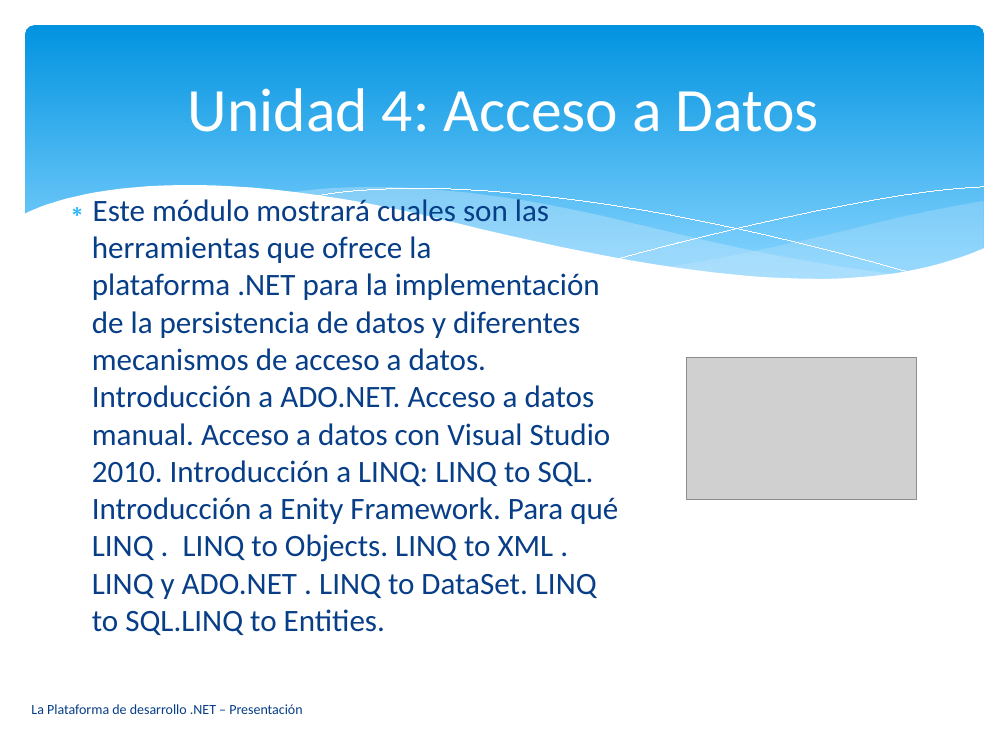
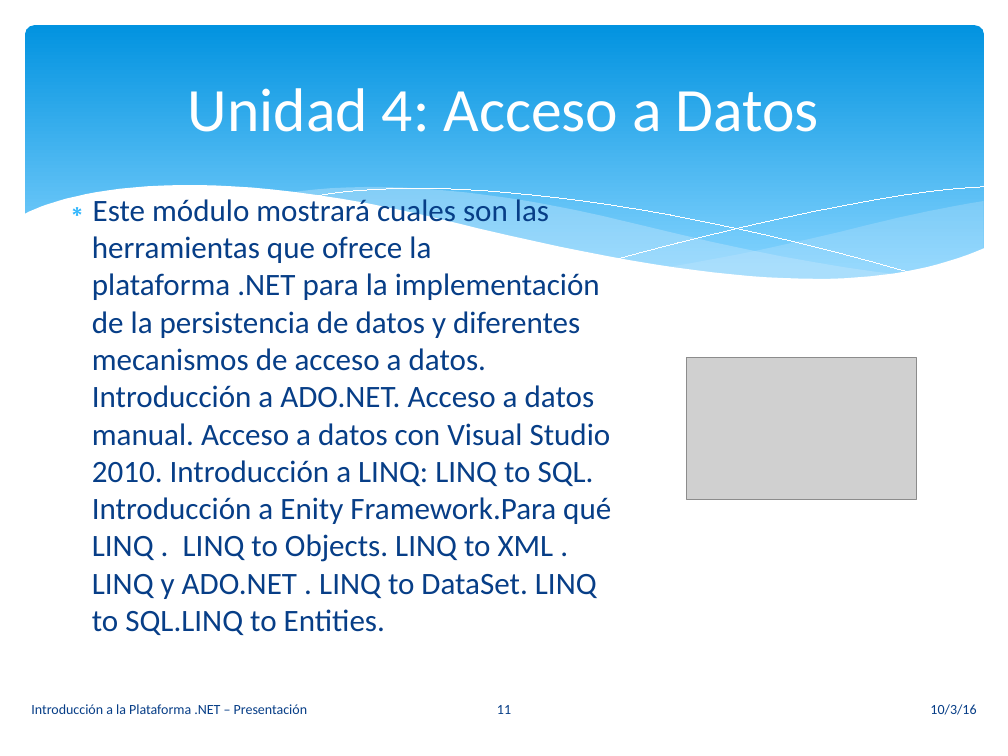
Before and after one commit to vvalotto/UADER-La-Plataforma-de-Desarrollo-.NET, a slide deck: slide 11 of Presentaciones/00. Presentacion - Introduccion a la Plataforma .NET.pptx. Drawn at 1008x756 pixels with LibreOffice and Linux fonts; fonts in the diff are those of the drawing; grey boxes stand for pictures. Boxes give left, top, right and bottom in pixels: in the first picture for what was removed or moved away, otherwise in the second. Text is boxed around its words. In the diff, an @@ line names an element or a change of style, - is before the commit and + after.

```diff
--- a/Presentaciones/00. Presentacion - Introduccion a la Plataforma .NET.pptx
+++ b/Presentaciones/00. Presentacion - Introduccion a la Plataforma .NET.pptx
@@ text at box(92, 195, 611, 635): spaces changed @@
-∗ Este módulo mostrará cuales son las herramientas que ofrece la plataforma .NET para la implementación de la persistencia de datos y diferentes mecanismos de acceso a datos. Introducción a ADO.NET. Acceso a datos manual. Acceso a datos con Visual Studio 2010. Introducción a LINQ: LINQ to SQL. Introducción a Enity Framework. Para qué LINQ . LINQ to Objects. LINQ to XML . LINQ y ADO.NET . LINQ to DataSet. LINQ to SQL.LINQ to Entities.
+∗ Este módulo mostrará cuales son las herramientas que ofrece la plataforma .NET para la implementación de la persistencia de datos y diferentes mecanismos de acceso a datos. Introducción a ADO.NET. Acceso a datos manual. Acceso a datos con Visual Studio 2010. Introducción a LINQ: LINQ to SQL. Introducción a Enity Framework.Para qué LINQ . LINQ to Objects. LINQ to XML . LINQ y ADO.NET . LINQ to DataSet. LINQ to SQL.LINQ to Entities.
@@ text at box(31, 704, 307, 714): text changed @@
-La Plataforma de desarrollo .NET – Presentación
+Introducción a la Plataforma .NET – Presentación
@@ page number added at box(497, 705, 511, 714), 10 pt, text #073E87 @@
+11
@@ text added at box(930, 704, 976, 715), 10 pt, text #073E87 @@
+10/3/16
```
Also in this commit, not shown: 26 other slides changed.
